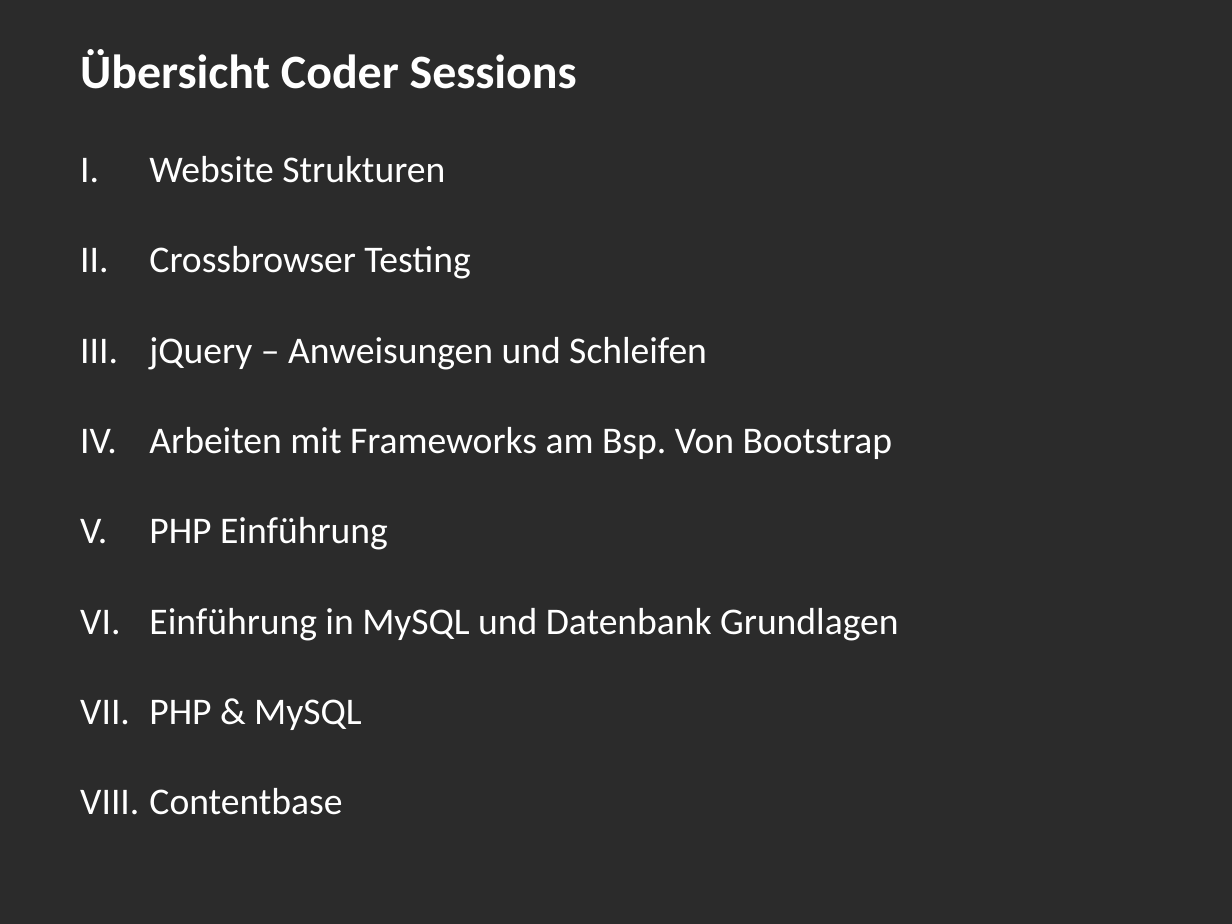
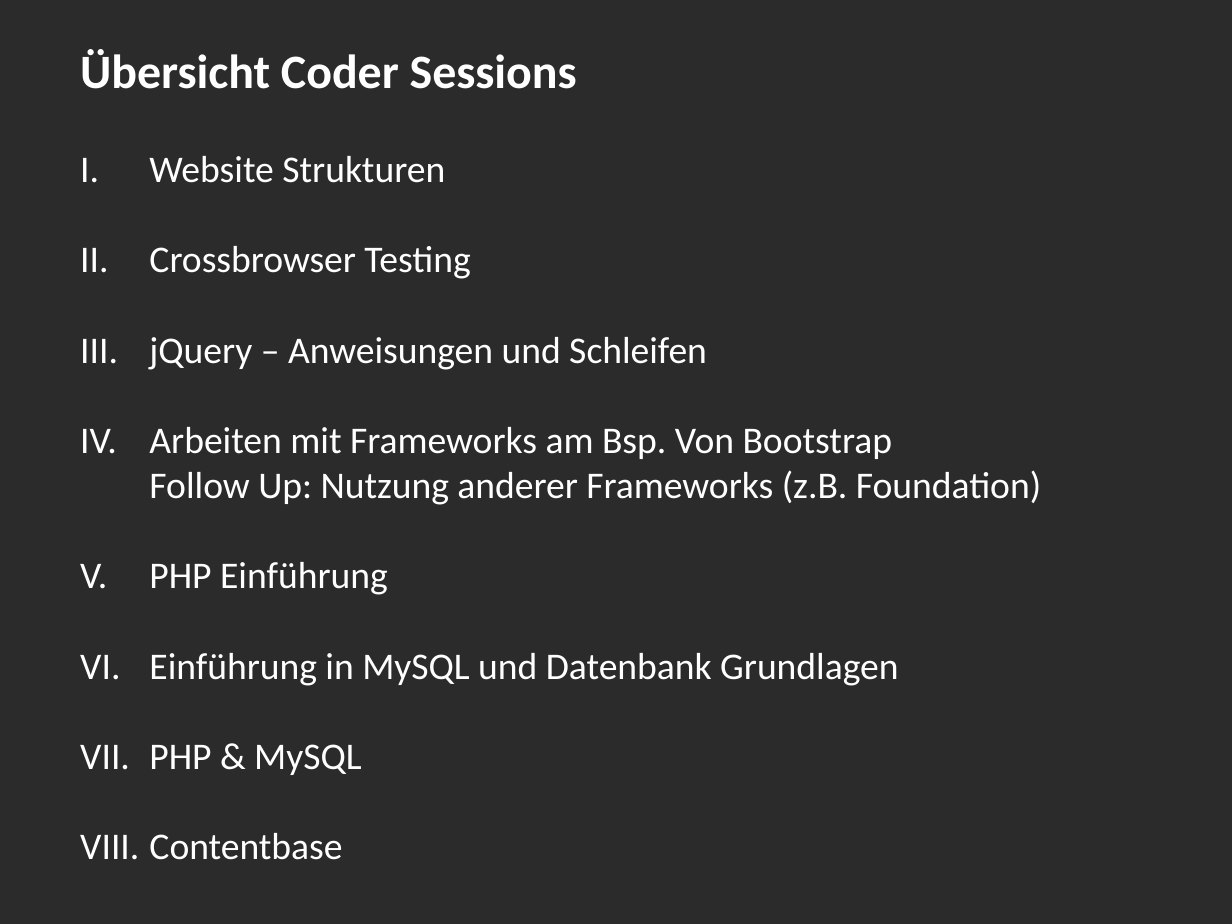
Before and after one commit to Drubux/ops-sessions, a slide deck: slide 2 of powerpoint/Session 1 - Website Struktur.pptx. Drawn at 1232x924 pixels with LibreOffice and Linux fonts; fonts in the diff are those of the drawing; background and template pictures are left out; a plain dark background stands for a picture behind light text. Boxes give left, top, right and bottom in pixels: in the first picture for what was removed or moved away, otherwise in the second. Text is boxed around its words. In the diff, an @@ line names an element or a change of style, - is before the commit and + after.

```diff
--- a/powerpoint/Session 1 - Website Struktur.pptx
+++ b/powerpoint/Session 1 - Website Struktur.pptx
@@ text at (149, 427, 1041, 505): text changed @@
-IV. Arbeiten mit Frameworks am Bsp. Von Bootstrap
+IV. Arbeiten mit Frameworks am Bsp. Von Bootstrap
+    Follow Up: Nutzung anderer Frameworks (z.B. Foundation)
```
Also in this commit, not shown: 4 other files.
